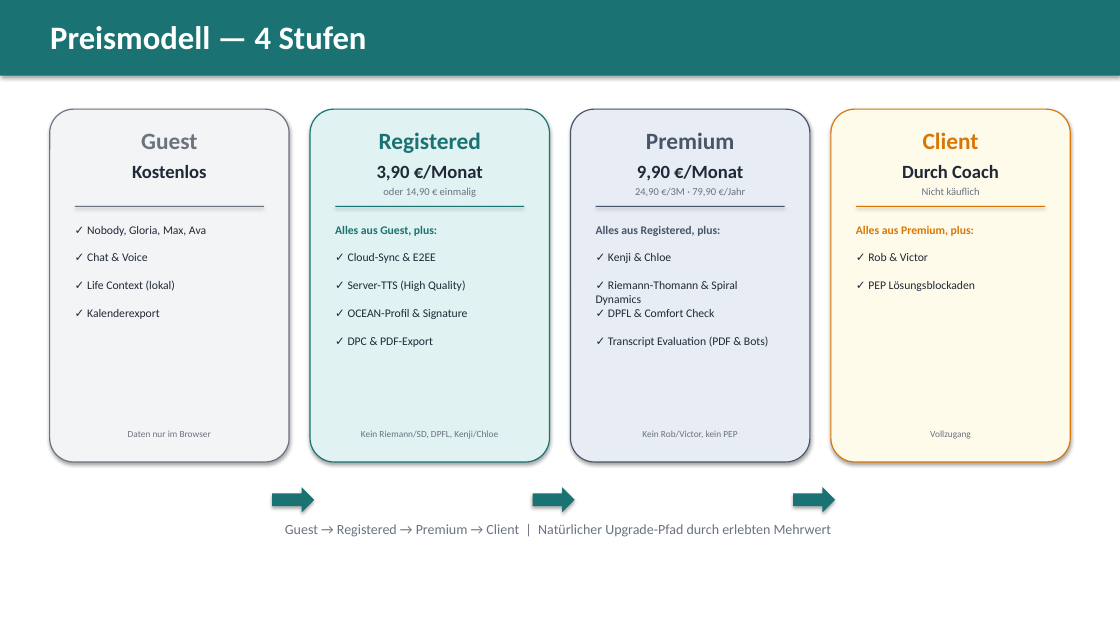
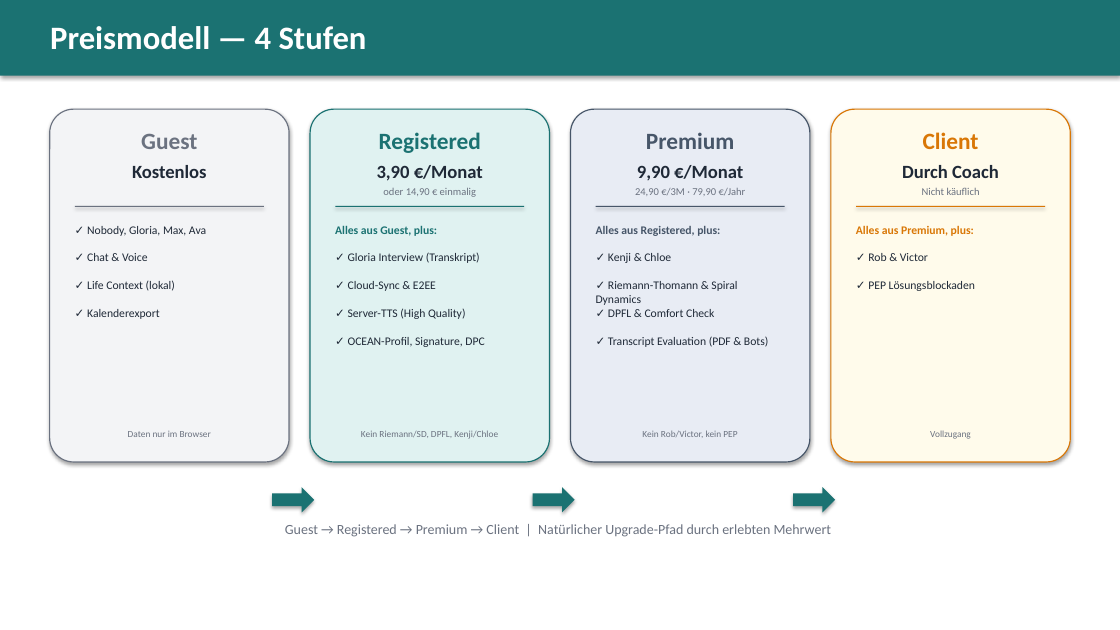
Before and after one commit to herold74/Meaningful-Conversations, a slide deck: slide 4 of DOCUMENTATION/Meaningful-Conversations-Access-Matrix-Pricing.pptx. Drawn at 1120x630 pixels with LibreOffice and Linux fonts; fonts in the diff are those of the drawing. Boxes give left, top, right and bottom in pixels: in the first picture for what was removed or moved away, otherwise in the second. Text is boxed around its words. In the diff, an @@ line names an element or a change of style, - is before the commit and + after.

```diff
--- a/DOCUMENTATION/Meaningful-Conversations-Access-Matrix-Pricing.pptx
+++ b/DOCUMENTATION/Meaningful-Conversations-Access-Matrix-Pricing.pptx
@@ text added at <box>348,252,480,263</box>, 10 pt, text #1F2937 @@
+✓ Gloria Interview (Transkript)
@@ text "✓ Cloud-Sync & E2EE": place and size @@
-text "✓ Cloud-Sync & E2EE" at <box>348,253,436,263</box>
+text "✓ Cloud-Sync & E2EE" at <box>348,281,436,291</box>
@@ text "✓ Server-TTS (High Quality)": place and size @@
-text "✓ Server-TTS (High Quality)" at <box>348,280,466,291</box>
+text "✓ Server-TTS (High Quality)" at <box>348,308,466,319</box>
@@ text removed at <box>348,309,468,319</box> @@
-✓ OCEAN-Profil & Signature
@@ text at <box>348,337,484,347</box>: text changed @@
-✓ DPC & PDF-Export
+✓ OCEAN-Profil, Signature, DPC
```
Also in this commit, not shown: 2 other slides changed, 6 other files.
